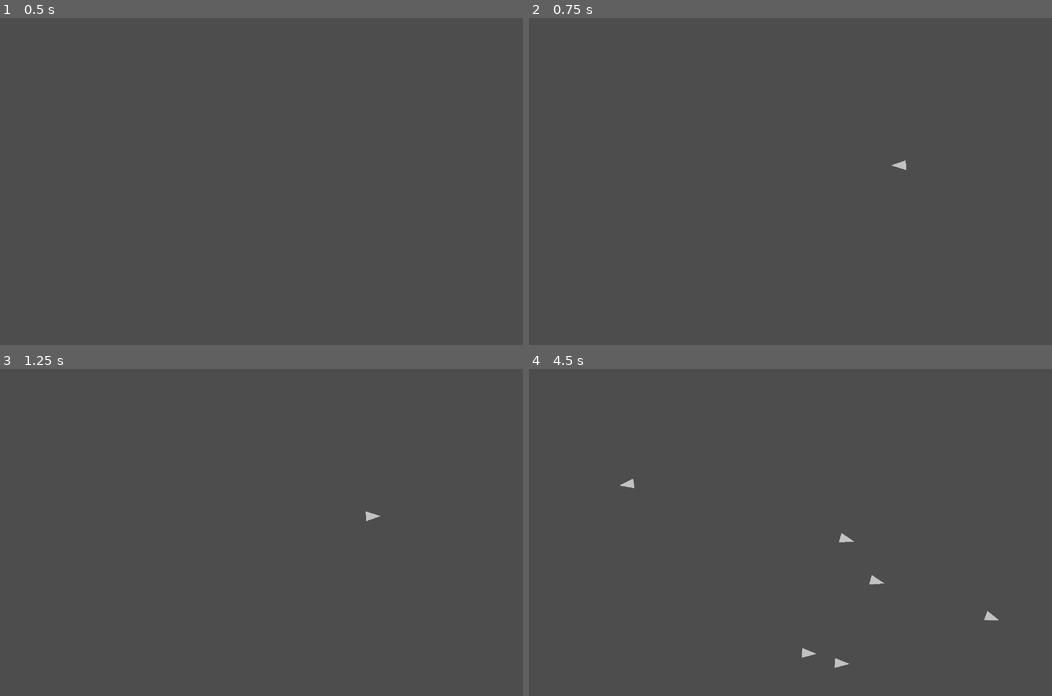
Above: before the commit, frames 1-4 (two rows, left to right).
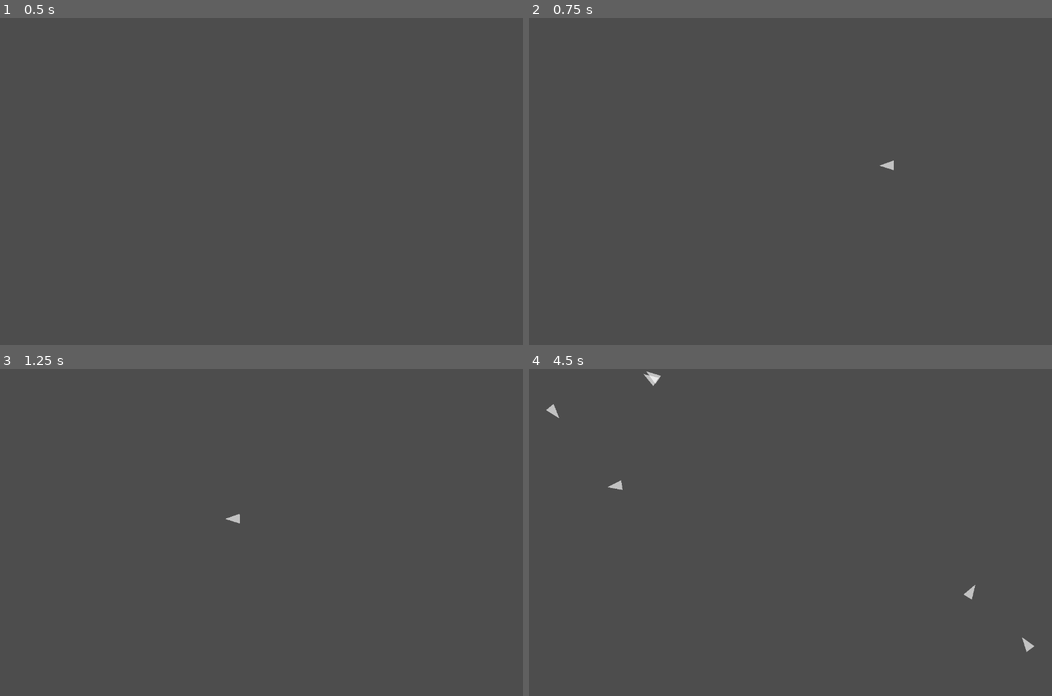
Above: after the commit, the same moments.

Repository: uvmain/boids
Game: Godot game, scene res://main.tscn
Same seed, same stepped clock (60 frames per second), same inputs: the game is played once before the commit and once after it.
Inputs (mouse positions are in pixels of both pictures, inside the frame that each line leads up to):
- Up to frame 1 (0.5 s): no input
- Up to frame 2 (0.75 s): tap Enter at 0.5 s; move the mouse to (905, 165) at 0.52 s; click (905, 165) at 0.67 s
- Up to frame 3 (1.25 s): no input
- Up to frame 4 (4.5 s): move the mouse to (685, 548) at 1.27 s; click (685, 548) at 1.42 s; move the mouse to (842, 460) at 2.02 s; click (842, 460) at 2.17 s; move the mouse to (764, 597) at 2.77 s; click (764, 597) at 2.92 s; move the mouse to (947, 581) at 3.52 s; click (947, 581) at 3.67 s; move the mouse to (633, 483) at 4.27 s; click (633, 483) at 4.42 s

Frame 1 is identical in both runs. In frame 2, less than 0.1% of the frame differs, in the area x 67-73%, y 43-47%; in frame 3, less than 0.1%; in frame 4, 0.5%, in the area x 3-97%, y 0-92%.

Commit message:
refactor

Diff:
--- a/boid.gd
+++ b/boid.gd
@@ -1,56 +1,66 @@
 extends Node2D
 
 var boid_list : Array = []
+var velocity : Vector2
 var direction : Vector2
 var screensize
+var main
 
 @export var speed : int = 200
-@export_range(0.0, 1.0) var cohesion_amount = 0.01
-@export_range(0.0, 1.0) var alignment_amount = 0.01
-@export_range(0, 100) var separation_distance = 10
-@export_range(0.0, 1.0) var separation_amount = 0.01
-@export_range(0.0, 1.0) var tracking_amount = 0.1
+@export_range(0.0, 100.0) var cohesion_amount = 20.0
+@export_range(0.0, 100.0) var alignment_amount = 20.5
+@export_range(0, 100) var separation_distance = 30
+@export_range(0.0, 1.0) var separation_amount = 1.0
+@export_range(0, 100) var tracking_amount = 1.5
 
 
 func _ready():
 	screensize = DisplayServer.window_get_size()
-	direction = Vector2(randf_range(-1.0, 1.0), randf_range(-1.0, 1.0)).normalized()
+	main = get_tree().get_first_node_in_group("main")
+	while velocity == Vector2.ZERO:
+		velocity = Vector2(randf_range(-1.0, 1.0), randf_range(-1.0, 1.0)).normalized() * speed
 	await get_tree().create_timer(30.0).timeout
 	queue_free()
 
 
 func _process(delta):
 	check_for_offscreen()
-	var new_rotation = rotation
 	if boid_list:
 		var flock_data = flock_rules()
-		position = lerp(position, flock_data.average_position, cohesion_amount)
-		new_rotation = lerp(new_rotation, flock_data.average_rotation, alignment_amount)
-		direction = Vector2(cos(new_rotation), sin(new_rotation))
-		position = lerp(position, flock_data.separation_position, separation_amount)
-	direction = lerp(direction, position.direction_to(get_viewport().get_mouse_position()), tracking_amount)
-	position += (direction * speed * delta)
-	look_at(position + direction)
+		direction += flock_data.alignment * alignment_amount
+		direction += flock_data.cohesion * cohesion_amount
+		direction += flock_data.separation * separation_amount
+
+	if main.follow_mouse:
+		var mouse_pos = ((get_viewport().get_mouse_position() - position) - velocity).normalized()
+		direction += mouse_pos * tracking_amount
+
+	velocity = (velocity + direction).normalized()
+	rotation = velocity.angle()
+	translate(velocity * delta * speed)
 
 
 func flock_rules() -> Dictionary:
-	var average_rotation := 0.0
-	var average_position := Vector2.ZERO
-	var separation_position := Vector2.ZERO
-	var boids_too_close := 0
+	var cohesion = Vector2.ZERO
+	var alignment = Vector2.ZERO
+	var separation = Vector2.ZERO
+	var close_boids : Array = []
+
 	for boid in boid_list:
-		average_position += boid.position
-		average_rotation += boid.rotation
+		cohesion += boid.position
+		alignment += boid.velocity
 		if position.distance_to(boid.position) < separation_distance:
-			boids_too_close += 1
+			close_boids.append(boid)
 			var difference = position - boid.position
-			separation_position += difference.normalized() / difference.length()
-	average_position /= boid_list.size()
-	average_rotation /= boid_list.size()
-	if boids_too_close > 0:
-		separation_position /= boids_too_close
-	separation_position += position
-	return { "average_position": average_position, "average_rotation": average_rotation, "separation_position": separation_position }
+			separation += difference.normalized() / difference.length()
+	cohesion /= boid_list.size()
+	cohesion = ((cohesion - position) - velocity).normalized()
+	alignment /= boid_list.size()
+	alignment = ((alignment - position) - velocity).normalized()
+	if close_boids:
+		separation /= close_boids.size()
+		separation = ((separation - position) - velocity).normalized()
+	return { "cohesion": cohesion, "alignment": alignment, "separation": separation }
 
 
 func check_for_offscreen():
--- a/boid.tscn
+++ b/boid.tscn
@@ -2,24 +2,24 @@
 
 [ext_resource type="Script" path="res://boid.gd" id="1_gn0r5"]
 
-[sub_resource type="CircleShape2D" id="CircleShape2D_h8nft"]
-radius = 175.026
+[sub_resource type="CircleShape2D" id="CircleShape2D_7ggfn"]
+radius = 53.0094
 
 [node name="Polygon2D" type="Polygon2D"]
 color = Color(1, 1, 1, 0.662745)
 polygon = PackedVector2Array(-12, -12, 24, 0, -12, 12)
 script = ExtResource("1_gn0r5")
-cohesion_amount = 0.032
-alignment_amount = 0.091
-separation_distance = 89
-separation_amount = 0.973
-tracking_amount = 0.037
+speed = 613
+cohesion_amount = 8.022
+alignment_amount = 7.041
+separation_amount = 0.362
+tracking_amount = 100.0
 
 [node name="Area2D" type="Area2D" parent="." groups=["boids"]]
 
 [node name="CollisionShape2D" type="CollisionShape2D" parent="Area2D"]
-position = Vector2(66, 0)
-shape = SubResource("CircleShape2D_h8nft")
+position = Vector2(29, 0)
+shape = SubResource("CircleShape2D_7ggfn")
 
 [connection signal="area_entered" from="Area2D" to="." method="_on_area_2d_area_entered"]
 [connection signal="area_exited" from="Area2D" to="." method="_on_area_2d_area_exited"]
--- a/main.gd
+++ b/main.gd
@@ -1,6 +1,13 @@
 extends Node2D
 
 @export var boid_scene : PackedScene
+@export var follow_mouse: bool = false
+
+var screensize
+
+
+func _ready():
+	screensize = DisplayServer.window_get_size()
 
 
 func _input(event):
@@ -10,4 +17,7 @@
 			add_child(new_boid)
 			new_boid.position = event.position
 		elif event.button_index == 2:
-			get_tree().quit()
+			for i in range(40):
+				var new_boid = boid_scene.instantiate()
+				add_child(new_boid)
+				new_boid.position = Vector2(randf_range(0, screensize.x), randf_range(0, screensize.y))
--- a/main.tscn
+++ b/main.tscn
@@ -9,7 +9,7 @@
 [sub_resource type="RectangleShape2D" id="RectangleShape2D_dptww"]
 size = Vector2(1249, 141)
 
-[node name="Main" type="Node2D"]
+[node name="Main" type="Node2D" groups=["main"]]
 script = ExtResource("1_1638c")
 boid_scene = ExtResource("2_5fsvm")
 
--- a/project.godot
+++ b/project.godot
@@ -19,3 +19,7 @@
 
 window/size/viewport_width=1280
 window/size/viewport_height=800
+
+[physics]
+
+2d/default_gravity=0.0
